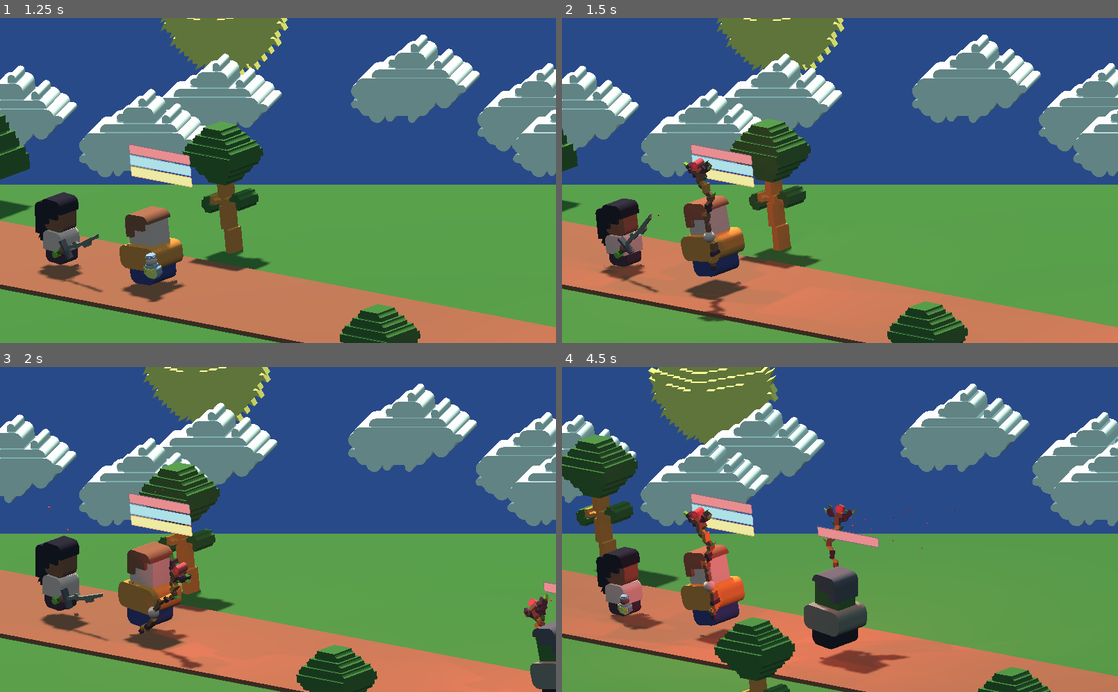
Above: before the commit, frames 1-4 (two rows, left to right).
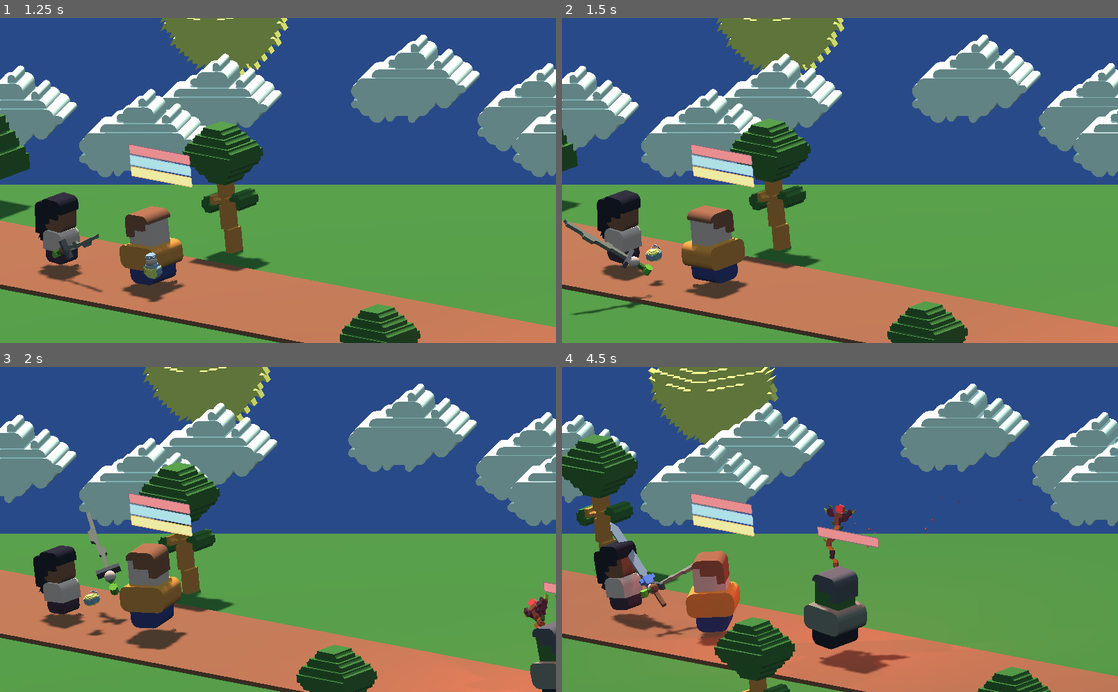
Above: after the commit, the same moments.

Repository: matt-cles/item-assistant
Game: Godot game, scene res://scenes/Main.tscn
Same seed, same stepped clock (60 frames per second), same inputs: the game is played once before the commit and once after it.
Inputs:
- Up to frame 1 (1.25 s): click "Start Game" at 0.5 s
- Up to frame 2 (1.5 s): tap Enter (ui_accept) at 1.25, 1.35 s; hold Right (ui_right) from 1.28 s (still down)
- Up to frame 3 (2 s): keep holding Right (ui_right); tap Enter (ui_accept) at 1.52, 1.82 s
- Up to frame 4 (4.5 s): release Right (ui_right) at 2.03 s; hold Left (ui_left) 2.03-2.78 s; tap Enter (ui_accept) at 2.1, 2.27, 2.57, 2.85, 3.6, 3.77, 4.07, 4.35 s; hold Right (ui_right) 2.78-4.28 s; hold Left (ui_left) from 4.28 s (still down)

Frame 1 is identical in both runs. In frame 2, 4.7% of the frame differs, in the area x 0-42%, y 42-94%; in frame 3, 4.2%; in frame 4, 4.2%.

Commit message:
add weapon swap animation

Diff:
--- a/animations/drink.tres
+++ b/animations/drink.tres
@@ -4,7 +4,7 @@
 resource_name = "drink"
 step = 0.05
 tracks/0/type = "value"
-tracks/0/path = NodePath("pivot/RightHand:translation")
+tracks/0/path = NodePath("pivot/RightHand:rotation_degrees")
 tracks/0/interp = 1
 tracks/0/loop_wrap = true
 tracks/0/imported = false
@@ -13,10 +13,10 @@
 "times": PoolRealArray( 0, 0.2, 0.4, 0.55, 0.85, 0.95 ),
 "transitions": PoolRealArray( 1, 1, 1, 1, 1, 1 ),
 "update": 0,
-"values": [ Vector3( -0.364854, -0.0331169, -0.356495 ), Vector3( -0.483837, 0.173352, -0.222489 ), Vector3( -0.340429, 0.265441, 0.00267187 ), Vector3( -0.289784, 0.311635, -0.00226643 ), Vector3( -0.343247, 0.190665, -0.497193 ), Vector3( -0.260111, -0.0248905, -0.467061 ) ]
+"values": [ Vector3( 50.1353, -82.232, 11.7094 ), Vector3( 6.93722, -90.3565, 7.52994 ), Vector3( -57.7454, -103.271, 14.1079 ), Vector3( -79.82, -138.211, 47.3931 ), Vector3( 15.4354, -89.1952, 7.75585 ), Vector3( 39.8775, -84.9782, 9.75931 ) ]
 }
 tracks/1/type = "value"
-tracks/1/path = NodePath("pivot/RightHand:rotation_degrees")
+tracks/1/path = NodePath("pivot/RightHand:translation")
 tracks/1/interp = 1
 tracks/1/loop_wrap = true
 tracks/1/imported = false
@@ -25,5 +25,5 @@
 "times": PoolRealArray( 0, 0.2, 0.4, 0.55, 0.85, 0.95 ),
 "transitions": PoolRealArray( 1, 1, 1, 1, 1, 1 ),
 "update": 0,
-"values": [ Vector3( 50.1353, -82.232, 11.7094 ), Vector3( 6.93722, -90.3565, 7.52994 ), Vector3( -57.7454, -103.271, 14.1079 ), Vector3( -79.82, -138.211, 47.3931 ), Vector3( 15.4354, -89.1952, 7.75585 ), Vector3( 39.8775, -84.9782, 9.75931 ) ]
+"values": [ Vector3( -0.364854, -0.0331169, -0.356495 ), Vector3( -0.483837, 0.173352, -0.222489 ), Vector3( -0.340429, 0.265441, 0.00267187 ), Vector3( -0.289784, 0.311635, -0.00226643 ), Vector3( -0.343247, 0.190665, -0.497193 ), Vector3( -0.260111, -0.0248905, -0.467061 ) ]
 }
--- a/animations/still.tres
+++ b/animations/still.tres
@@ -28,7 +28,7 @@
 "values": [ Vector3( 0, 0, 0 ) ]
 }
 tracks/2/type = "value"
-tracks/2/path = NodePath("pivot/RightHand:rotation_degrees")
+tracks/2/path = NodePath("pivot/RightHand:translation")
 tracks/2/interp = 1
 tracks/2/loop_wrap = true
 tracks/2/imported = false
@@ -37,10 +37,10 @@
 "times": PoolRealArray( 0 ),
 "transitions": PoolRealArray( 1 ),
 "update": 0,
-"values": [ Vector3( 50.1353, -82.232, 11.7094 ) ]
+"values": [ Vector3( -0.364854, -0.0331169, -0.356495 ) ]
 }
 tracks/3/type = "value"
-tracks/3/path = NodePath("pivot/RightHand:translation")
+tracks/3/path = NodePath("pivot/RightHand:rotation_degrees")
 tracks/3/interp = 1
 tracks/3/loop_wrap = true
 tracks/3/imported = false
@@ -49,5 +49,5 @@
 "times": PoolRealArray( 0 ),
 "transitions": PoolRealArray( 1 ),
 "update": 0,
-"values": [ Vector3( -0.364854, -0.0331169, -0.356495 ) ]
+"values": [ Vector3( 50.1353, -82.232, 11.7094 ) ]
 }
--- /dev/null
+++ b/animations/take.tres
@@ -0,0 +1,42 @@
+[gd_resource type="Animation" format=2]
+
+[resource]
+resource_name = "take"
+length = 0.15
+step = 0.05
+tracks/0/type = "value"
+tracks/0/path = NodePath("pivot:rotation_degrees")
+tracks/0/interp = 1
+tracks/0/loop_wrap = true
+tracks/0/imported = false
+tracks/0/enabled = true
+tracks/0/keys = {
+"times": PoolRealArray( 0, 0.15 ),
+"transitions": PoolRealArray( 1, 1 ),
+"update": 0,
+"values": [ Vector3( 0, 0, 0 ), Vector3( 0, -161.064, 0 ) ]
+}
+tracks/1/type = "value"
+tracks/1/path = NodePath("pivot/RightHand:translation")
+tracks/1/interp = 1
+tracks/1/loop_wrap = true
+tracks/1/imported = false
+tracks/1/enabled = true
+tracks/1/keys = {
+"times": PoolRealArray( 0.15 ),
+"transitions": PoolRealArray( 1 ),
+"update": 0,
+"values": [ Vector3( -0.822978, -0.0331169, -0.562502 ) ]
+}
+tracks/2/type = "value"
+tracks/2/path = NodePath("pivot/RightHand:rotation_degrees")
+tracks/2/interp = 1
+tracks/2/loop_wrap = true
+tracks/2/imported = false
+tracks/2/enabled = true
+tracks/2/keys = {
+"times": PoolRealArray( 0.15 ),
+"transitions": PoolRealArray( 1 ),
+"update": 0,
+"values": [ Vector3( 14.6319, -61.2365, 52.4886 ) ]
+}
--- a/animations/walk.tres
+++ b/animations/walk.tres
@@ -28,7 +28,7 @@
 "values": [ Vector3( 0, 0, 7.025 ), Vector3( 0, 0, 0 ), Vector3( 0, 0, -7.025 ), Vector3( 0, 0, 0 ) ]
 }
 tracks/2/type = "value"
-tracks/2/path = NodePath("pivot/RightHand:rotation_degrees")
+tracks/2/path = NodePath("pivot/RightHand:translation")
 tracks/2/interp = 1
 tracks/2/loop_wrap = true
 tracks/2/imported = false
@@ -37,10 +37,10 @@
 "times": PoolRealArray( 0, 0.2, 0.5, 0.7 ),
 "transitions": PoolRealArray( 1, 1, 1, 1 ),
 "update": 0,
-"values": [ Vector3( 68.6634, -76.225, 18.5954 ), Vector3( 50.1353, -82.232, 11.7094 ), Vector3( 35.4876, -76.6552, 6.39663 ), Vector3( 50.1353, -82.232, 11.7094 ) ]
+"values": [ Vector3( -0.411076, -0.0905, -0.356495 ), Vector3( -0.364854, -0.0331169, -0.356495 ), Vector3( -0.34801, 0.140648, -0.356495 ), Vector3( -0.364854, -0.0331169, -0.356495 ) ]
 }
 tracks/3/type = "value"
-tracks/3/path = NodePath("pivot/RightHand:translation")
+tracks/3/path = NodePath("pivot/RightHand:rotation_degrees")
 tracks/3/interp = 1
 tracks/3/loop_wrap = true
 tracks/3/imported = false
@@ -49,7 +49,7 @@
 "times": PoolRealArray( 0, 0.2, 0.5, 0.7 ),
 "transitions": PoolRealArray( 1, 1, 1, 1 ),
 "update": 0,
-"values": [ Vector3( -0.411076, -0.0905, -0.356495 ), Vector3( -0.364854, -0.0331169, -0.356495 ), Vector3( -0.34801, 0.140648, -0.356495 ), Vector3( -0.364854, -0.0331169, -0.356495 ) ]
+"values": [ Vector3( 68.6634, -76.225, 18.5954 ), Vector3( 50.1353, -82.232, 11.7094 ), Vector3( 35.4876, -76.6552, 6.39663 ), Vector3( 50.1353, -82.232, 11.7094 ) ]
 }
 tracks/4/type = "value"
 tracks/4/path = NodePath("pivot:scale")
--- a/scenes/Hero.tscn
+++ b/scenes/Hero.tscn
@@ -15,6 +15,7 @@
 [ext_resource path="res://animations/drink.tres" type="Animation" id=13]
 [ext_resource path="res://assets/bars/empty_bar.png" type="Texture" id=14]
 [ext_resource path="res://assets/bars/stamina_bar.png" type="Texture" id=15]
+[ext_resource path="res://animations/take.tres" type="Animation" id=16]
 [ext_resource path="res://scripts/StatusBarSprite.gd" type="Script" id=17]
 
 [sub_resource type="SphereMesh" id=4]
@@ -23,7 +24,7 @@
 length = 0.5
 step = 0.01
 tracks/0/type = "value"
-tracks/0/path = NodePath("pivot/RightHand:translation")
+tracks/0/path = NodePath("pivot/RightHand:rotation_degrees")
 tracks/0/interp = 1
 tracks/0/loop_wrap = true
 tracks/0/imported = false
@@ -32,10 +33,10 @@
 "times": PoolRealArray( 0, 0.1, 0.2, 0.3, 0.46 ),
 "transitions": PoolRealArray( 1, 1, 1, 1, 1 ),
 "update": 0,
-"values": [ Vector3( -0.364854, -0.0331169, -0.356495 ), Vector3( -0.601718, 0.156782, -0.483433 ), Vector3( -0.801891, 0.156782, -0.109556 ), Vector3( -0.520722, 0.122411, 0.577229 ), Vector3( -0.520722, 0.122411, -0.408311 ) ]
+"values": [ Vector3( 50.1353, -82.232, 11.7094 ), Vector3( 41.432, -77.6442, 18.6812 ), Vector3( 6.39018, -17.6063, 69.0146 ), Vector3( 10.6086, 48.6215, 83.2949 ), Vector3( 37.0591, -80.7801, 5.58694 ) ]
 }
 tracks/1/type = "value"
-tracks/1/path = NodePath("pivot/RightHand:rotation_degrees")
+tracks/1/path = NodePath("pivot/RightHand:translation")
 tracks/1/interp = 1
 tracks/1/loop_wrap = true
 tracks/1/imported = false
@@ -44,7 +45,7 @@
 "times": PoolRealArray( 0, 0.1, 0.2, 0.3, 0.46 ),
 "transitions": PoolRealArray( 1, 1, 1, 1, 1 ),
 "update": 0,
-"values": [ Vector3( 50.1353, -82.232, 11.7094 ), Vector3( 41.432, -77.6442, 18.6812 ), Vector3( 6.39018, -17.6063, 69.0146 ), Vector3( 10.6086, 48.6215, 83.2949 ), Vector3( 37.0591, -80.7801, 5.58694 ) ]
+"values": [ Vector3( -0.364854, -0.0331169, -0.356495 ), Vector3( -0.601718, 0.156782, -0.483433 ), Vector3( -0.801891, 0.156782, -0.109556 ), Vector3( -0.520722, 0.122411, 0.577229 ), Vector3( -0.520722, 0.122411, -0.408311 ) ]
 }
 tracks/2/type = "value"
 tracks/2/path = NodePath("pivot:translation")
@@ -148,7 +149,7 @@
 }
 
 [node name="pivot" type="Spatial" parent="."]
-transform = Transform( 1, 0, 0, 0, 0.999086, 0, 0, 0, 0.762948, 0, 0, 0 )
+transform = Transform( -0.945882, 0, -0.247586, 0, 0.999086, 0, 0.324512, 0, -0.721659, 0, 0, 0 )
 
 [node name="CharacterMesh" type="MeshInstance" parent="pivot"]
 transform = Transform( 0.1, 0, 0, 0, 0.1, 0, 0, 0, 0.1, 0, 0, 0 )
@@ -159,7 +160,7 @@
 material/3 = ExtResource( 4 )
 
 [node name="RightHand" type="Spatial" parent="pivot"]
-transform = Transform( -0.0219959, -0.772121, -0.635095, 0.130085, 0.627638, -0.76756, 0.991259, -0.0994995, 0.0866358, -0.364854, -0.0331169, -0.356495 )
+transform = Transform( 0.117356, -0.516539, -0.848183, 0.767507, 0.589171, -0.252608, 0.630207, -0.621341, 0.46559, -0.822978, -0.0331169, -0.562502 )
 
 [node name="HandMesh" type="MeshInstance" parent="pivot/RightHand"]
 transform = Transform( 0.07, 9.11939e-11, -9.31323e-10, -2.4315e-09, 0.07, 1.10425e-08, -9.31323e-10, -1.08309e-10, 0.07, 0, 0, 0 )
@@ -173,6 +174,7 @@
 anims/die = ExtResource( 6 )
 anims/drink = ExtResource( 13 )
 anims/still = ExtResource( 7 )
+anims/take = ExtResource( 16 )
 anims/tired = ExtResource( 3 )
 anims/walk = ExtResource( 9 )
 
--- a/scripts/Player.gd
+++ b/scripts/Player.gd
@@ -28,7 +28,7 @@
 	items_in_inventory = get_tree().get_nodes_in_group("item")
 	current_item = randi() % len(items_in_inventory)
 	hold_current_item()
-	give_current_item_to_hero()
+	give_current_item_to_hero(false)
 	current_item = randi() % len(items_in_inventory)
 	hold_current_item()
 
@@ -59,14 +59,15 @@
 			$pivot/RightHand/WeaponSlot.remove_child(child)
 	$pivot/RightHand/WeaponSlot.add_child(weapon)
 
-func give_current_item_to_hero():
+func give_current_item_to_hero(show_animation=true):
 	passing = true
 	var hero_animation:AnimationPlayer = hero.get_node("AnimationPlayer")
-	if hero_animation.current_animation in ["drink", "attack", 'tired']:
+	if show_animation:
 		$AnimationPlayer.play("hand_weapon")
-		yield(hero_animation,"animation_finished")
-		var next_animation = "walk" if moving else "still"
-		$AnimationPlayer.play(next_animation)
+		if hero_animation.current_animation in ["drink", "attack", 'tired']:
+			yield(hero_animation, "animation_finished")
+		hero_animation.play('take')
+		yield(hero_animation, "animation_finished")
 
 	var hero_weapon_slot:Spatial = hero.get_node("pivot/RightHand/WeaponSlot")
 	var hero_weapons = hero_weapon_slot.get_children()
@@ -84,6 +85,13 @@
 	else:
 		items_in_inventory.remove(current_item)
 	passing = false
+
+	if show_animation:
+		hero_animation.play_backwards('take')
+		yield(hero_animation, "animation_finished")
+		var next_animation = "walk" if moving else "still"
+		$AnimationPlayer.play(next_animation)
+		hero_animation.play(next_animation)
 
 
 func _process(_delta):
Not shown: 1 places in scenes/Hero.tscn that only renumber resources
